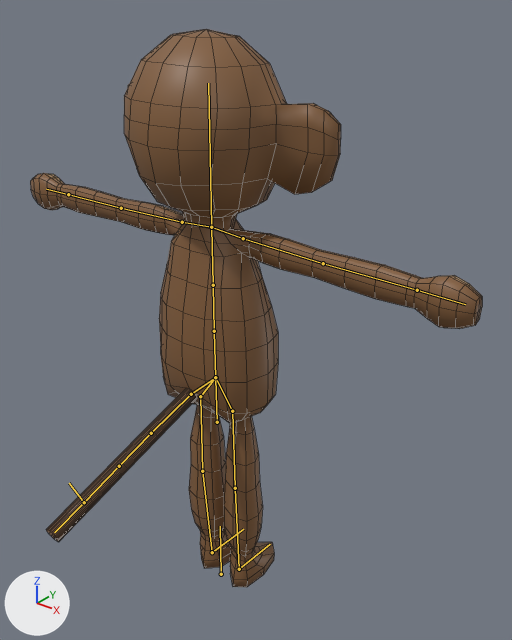
What one commit did to the Blender file Race/SourceAssets/monkey.blend.
One viewpoint serves both versions: a 50 mm camera at (5.79, -6.58, 8.71) aimed at (0.47, 0.07, 4.59). Arrows for +X, +Y and +Z are at lower left; the lights stay in place. The bones that bend it are drawn over the model as lines. Mesh edges are drawn as thin lines.
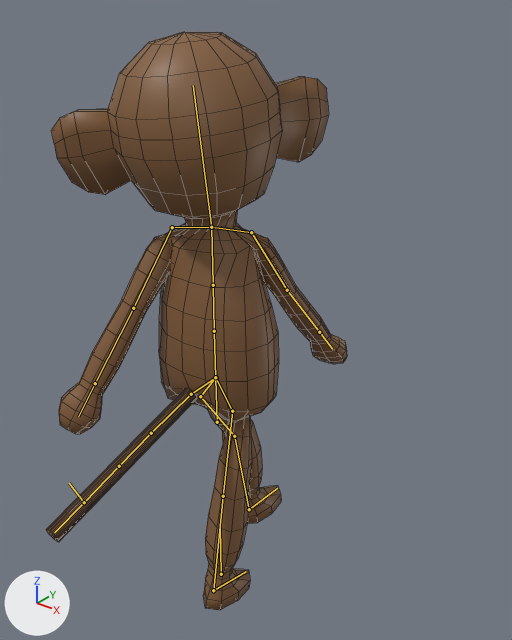
The newer file adds an action. The first version stands in its rest pose; the second is drawn at frame 10 of the action 'turnL'.

The change, as a list of edits to the scene's bpy script:
```text
Change bone_head:
    where bone_head = bpy.data.objects['Armature'].pose.bones['head']  # child of 'spine1'
    bone_head.rotation_quaternion: (1.0, 0.0, 0.0, 0.0) -> (0.9, -0.039, 0.433, 0.043)  # degrees (0, 0, 0) -> degrees (-3, 51, 4)
Change bone_shoulder_l:
    where bone_shoulder_l = bpy.data.objects['Armature'].pose.bones['shoulder.L']  # child of 'spine1'
    bone_shoulder_l.rotation_quaternion: (1.0, 0.0, 0.0, 0.0) -> (0.97, 0.0, -0.018, 0.241)  # degrees (0, 0, 0) -> degrees (-1, -2, 28)
Change bone_arm1_l:
    where bone_arm1_l = bpy.data.objects['Armature'].pose.bones['arm1.L']  # child of 'shoulder.L'
    bone_arm1_l.rotation_quaternion: (1.0, 0.0, 0.0, 0.0) -> (0.794, -0.552, 0.22, 0.131)  # degrees (0, 0, 0) -> degrees (-70, 30, -2)
Change bone_arm2_l:
    where bone_arm2_l = bpy.data.objects['Armature'].pose.bones['arm2.L']  # child of 'arm1.L'
    bone_arm2_l.rotation_quaternion: (1.0, 0.0, 0.0, 0.0) -> (0.999, 0.0, 0.021, 0.044)  # degrees (0, 0, 0) -> degrees (0, 2, 5)
Change bone_shoulder_r:
    where bone_shoulder_r = bpy.data.objects['Armature'].pose.bones['shoulder.R']  # child of 'spine1'
    bone_shoulder_r.rotation_quaternion: (1.0, 0.0, 0.0, 0.0) -> (0.97, 0.0, -0.018, 0.241)  # degrees (0, 0, 0) -> degrees (-1, -2, 28)
Change bone_arm1_r:
    where bone_arm1_r = bpy.data.objects['Armature'].pose.bones['arm1.R']  # child of 'shoulder.R'
    bone_arm1_r.rotation_quaternion: (1.0, 0.0, 0.0, 0.0) -> (0.837, -0.524, 0.131, 0.088)  # degrees (0, 0, 0) -> degrees (-64, 18, 1)
Change bone_upper_leg_l:
    where bone_upper_leg_l = bpy.data.objects['Armature'].pose.bones['upper leg.L']  # child of 'hip.L'
    bone_upper_leg_l.rotation_quaternion: (1.0, 0.0, 0.0, 0.0) -> (0.995, 0.0, -0.001, -0.099)  # degrees (0, 0, 0) -> degrees (0, 0, -11)
Change bone_upper_leg_r:
    where bone_upper_leg_r = bpy.data.objects['Armature'].pose.bones['upper leg.R']  # child of 'hip.R'
    bone_upper_leg_r.rotation_quaternion: (1.0, 0.0, 0.0, 0.0) -> (0.956, 0.0, -0.004, -0.295)  # degrees (0, 0, 0) -> degrees (0, 0, -34)
Change bone_lower_leg_r:
    where bone_lower_leg_r = bpy.data.objects['Armature'].pose.bones['lower leg.R']  # child of 'upper leg.R'
    bone_lower_leg_r.rotation_quaternion: (1.0, 0.0, 0.0, 0.0) -> (0.971, 0.0, -0.005, 0.237)  # degrees (0, 0, 0) -> degrees (0, -1, 27)
Change bone_foot_r:
    where bone_foot_r = bpy.data.objects['Armature'].pose.bones['foot.R']  # child of 'lower leg.R'
    bone_foot_r.rotation_quaternion: (1.0, 0.0, 0.0, 0.0) -> (0.999, -0.05, 0.0, 0.0)  # degrees (0, 0, 0) -> degrees (-6, 0, 0)
```

Location of each change, (x1, y1, x2, y2) in pixels of the pictures (512 x 640 px):
'Cylinder', posed (33% narrower): before (30, 29, 482, 587); after (46, 32, 347, 610)
bone 'head', root to tip: before (211, 227) to (208, 83); after (211, 227) to (193, 85)
bone 'shoulder.L', root to tip: before (211, 227) to (243, 238); after (211, 227) to (251, 232)
bone 'arm1.L', root to tip: before (243, 238) to (323, 263); after (251, 232) to (287, 290)
bone 'arm2.L', root to tip: before (323, 263) to (417, 290); after (287, 290) to (319, 332)
bone 'shoulder.R', root to tip: before (211, 227) to (182, 222); after (211, 227) to (172, 227)
bone 'arm1.R', root to tip: before (182, 222) to (121, 208); after (172, 227) to (133, 308)
bone 'upper leg.L', root to tip: before (232, 411) to (235, 488); after (232, 411) to (223, 496)
bone 'upper leg.R', root to tip: before (200, 396) to (202, 471); after (200, 396) to (234, 436)
bone 'lower leg.R', root to tip: before (202, 471) to (212, 552); after (234, 436) to (249, 509)
bone 'foot.R', root to tip: before (212, 552) to (243, 529); after (249, 509) to (277, 488)
